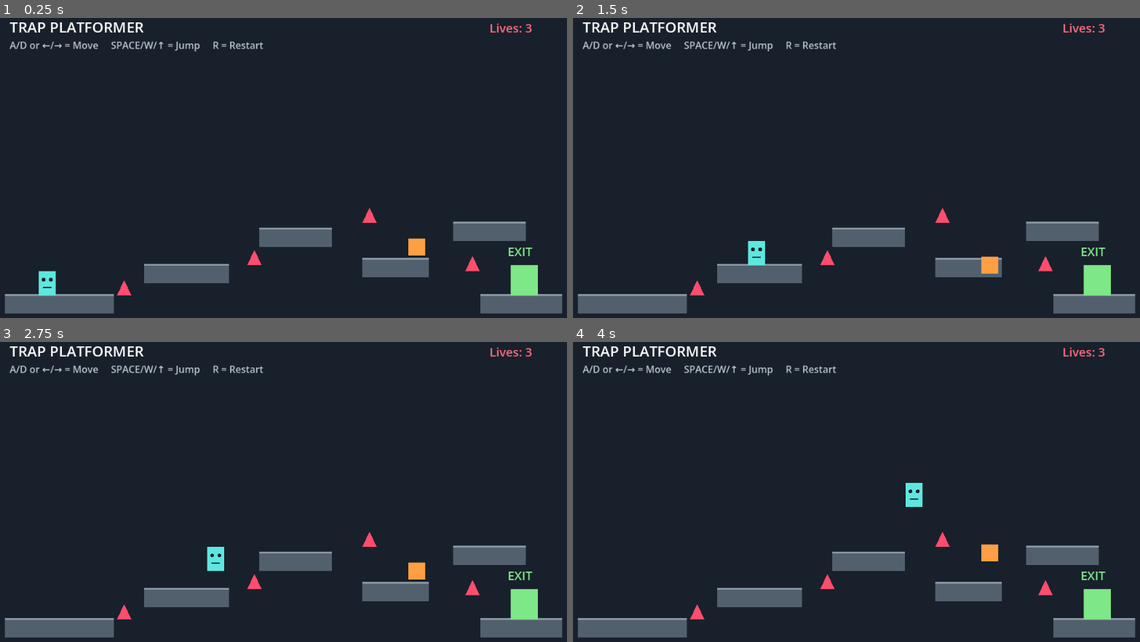
Above: before the commit, frames 1-4 (two rows, left to right).
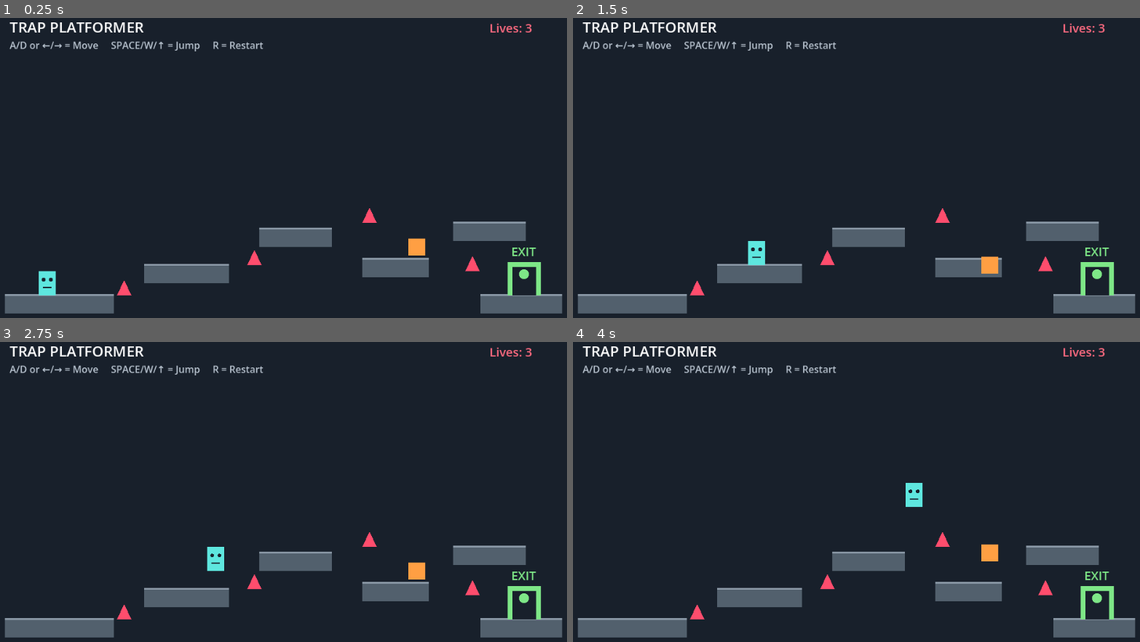
Above: after the commit, the same moments.

Repository: HimaBindhu-j/trap-platformer
Game: Godot game, scene res://Main.tscn
Same seed, same stepped clock (60 frames per second), same inputs: the game is played once before the commit and once after it.
Inputs:
- Up to frame 1 (0.25 s): no input
- Up to frame 2 (1.5 s): hold D (move_right) from 0.53 s (still down); tap Space (jump) at 0.77 s
- Up to frame 3 (2.75 s): tap Space (jump) at 1.52 s; release D (move_right) at 2.03 s; hold A (move_left) from 2.03 s (still down)
- Up to frame 4 (4 s): release A (move_left) at 2.78 s; hold D (move_right) from 2.78 s (still down); tap Space (jump) at 3.02, 3.77 s

The runs differ from the first frame. In frame 1, 0.7% of the frame differs, in the area x 89-96%, y 76-93%; in frame 2, 0.7%; in frame 3, 0.7%; in frame 4, 0.7%.

Commit message:
Improve level exit design

Diff:
--- a/trap_platformer/Level.gd
+++ b/trap_platformer/Level.gd
@@ -159,18 +159,26 @@
 			Color("#ff9f43")
 		)
 
-	# Draw exit
+
+	# Exit
 	draw_rect(
-		Rect2(855, 420, 45, 50),
-		Color("#7ee787")
-	)
-
+		Rect2(850, 415, 55, 55),
+		Color("#7ee787"))
+	draw_rect(
+		Rect2(858, 423, 39, 47),
+		Color("#18202b")
+		)
 	draw_string(
 		ThemeDB.fallback_font,
-		Vector2(850, 405),
+		Vector2(856, 405),
 		"EXIT",
 		HORIZONTAL_ALIGNMENT_LEFT,
 		-1,
 		20,
 		Color("#7ee787")
-	)
+		)
+	draw_circle(
+		Vector2(877, 435),
+		8,
+		Color("#7ee787")
+		)
